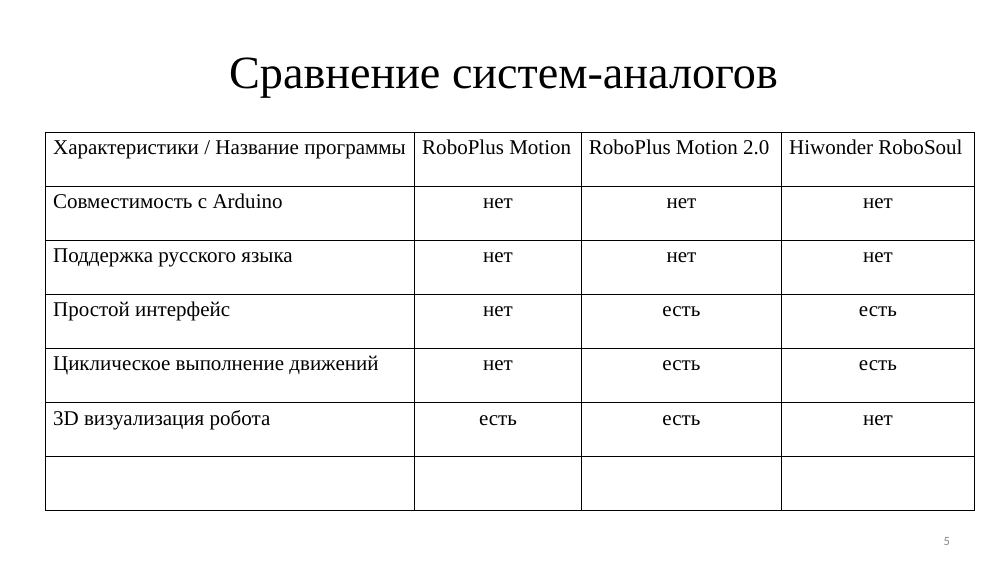
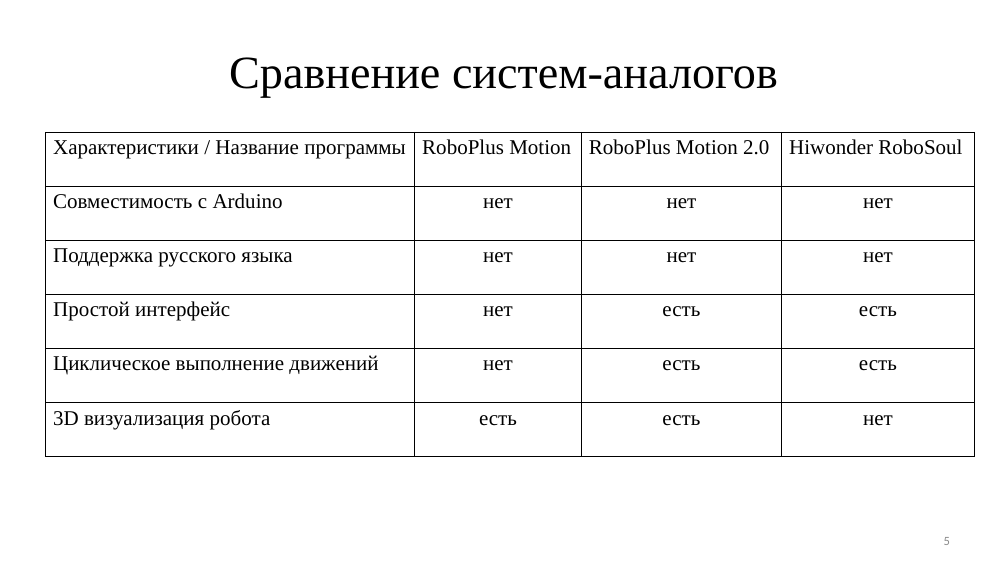
Before and after one commit to ArtemVolkov2103/1-Diplom, a slide deck: slide 5 of Дипломная Волков.pptx. Drawn at 1008x567 pixels with LibreOffice and Linux fonts; fonts in the diff are those of the drawing. Boxes give left, top, right and bottom in pixels: in the first picture for what was removed or moved away, otherwise in the second. Text is boxed around its words. In the diff, an @@ line names an element or a change of style, - is before the commit and + after.

```diff
--- a/Дипломная Волков.pptx
+++ b/Дипломная Волков.pptx
@@ table at box(45, 132, 974, 472) @@
-row 7:  |  |  | 
```
Also in this commit, not shown: 51 other files.
